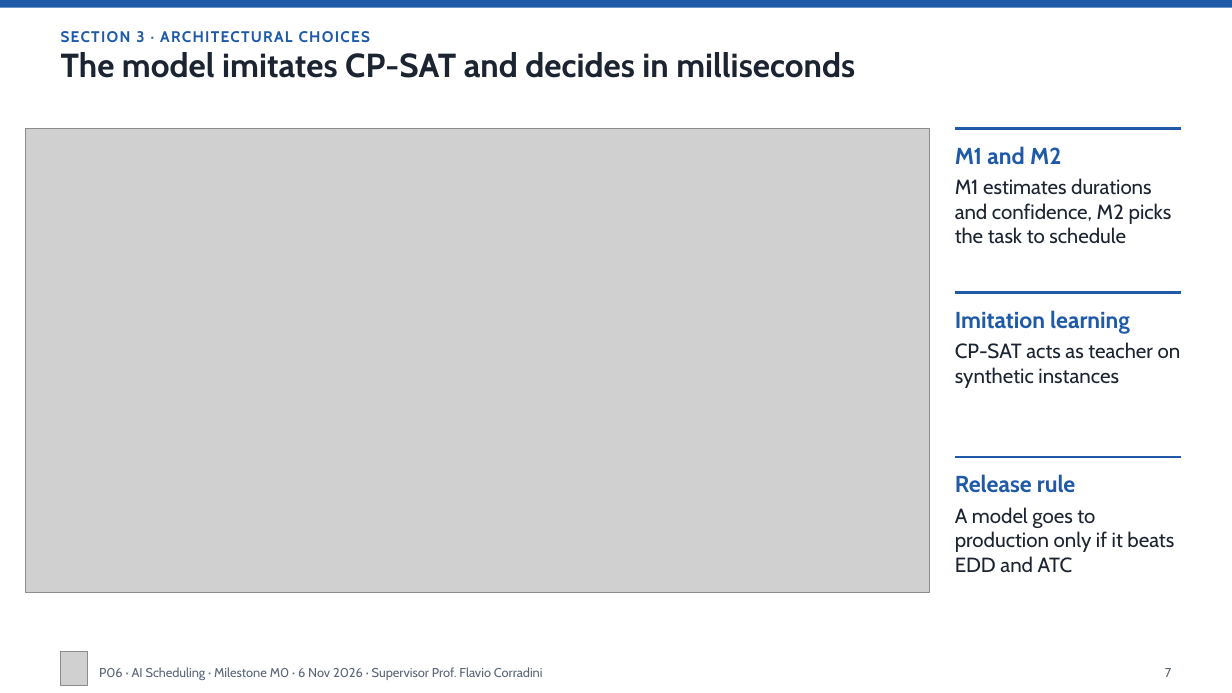
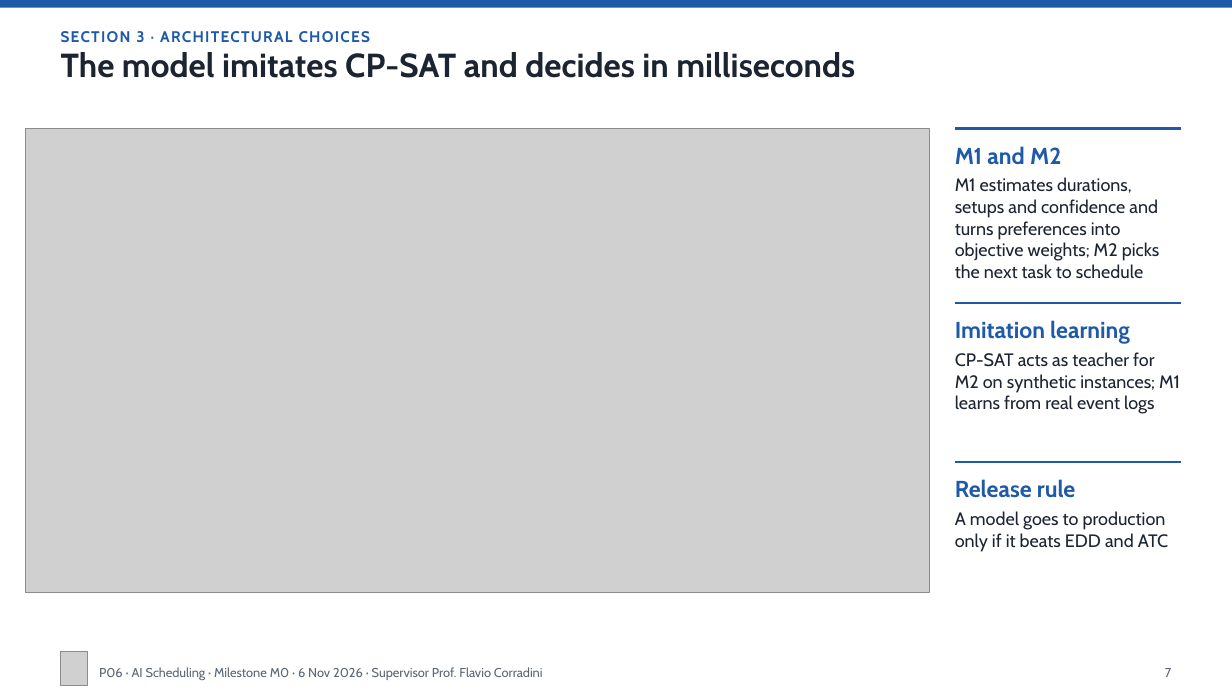
Before and after one commit to Pieruc/Scheduling, a slide deck: slide 7 of Presentazione/P06-6Nov-v1.pptx. Drawn at 1232x693 pixels with LibreOffice and Linux fonts; fonts in the diff are those of the drawing; grey boxes stand for pictures. Boxes give left, top, right and bottom in pixels: in the first picture for what was removed or moved away, otherwise in the second. Text is boxed around its words. In the diff, an @@ line names an element or a change of style, - is before the commit and + after.

```diff
--- a/Presentazione/P06-6Nov-v1.pptx
+++ b/Presentazione/P06-6Nov-v1.pptx
@@ text at (955, 177, 1160, 279): text changed; size 16 to 14 pt @@
-M1 estimates durations and confidence, M2 picks the task to schedule
+M1 estimates durations, setups and confidence and turns preferences into objective weights; M2 picks the next task to schedule
@@ text "Imitation learning": place and size @@
-text "Imitation learning" at (955, 310, 1181, 388)
+text "Imitation learning" at (955, 320, 1180, 414)
@@ line moved from (955, 293) - (1181, 293) to (955, 303) - (1181, 303) @@
@@ text at (955, 352, 1180, 414): text changed; size 16 to 14 pt @@
-CP-SAT acts as teacher on synthetic instances
+CP-SAT acts as teacher for M2 on synthetic instances; M1 learns from real event logs
@@ line moved from (955, 457) - (1181, 457) to (955, 462) - (1181, 462) @@
@@ text at (955, 511, 1168, 552): size 16 to 14 pt in "A model goes to production only if ..." @@
```
Also in this commit, not shown: 8 other slides changed, 1 slide added, 1 other file.
